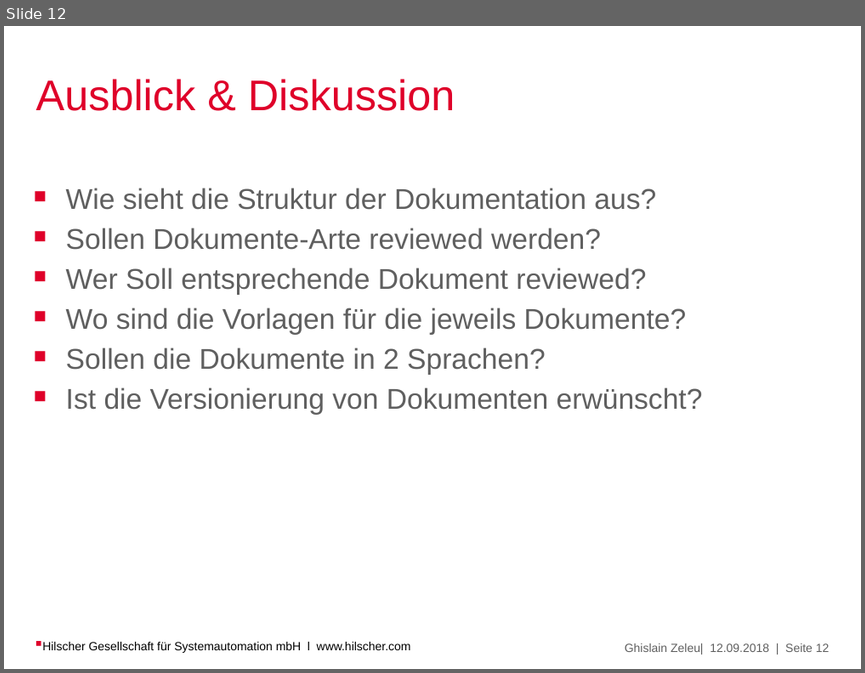
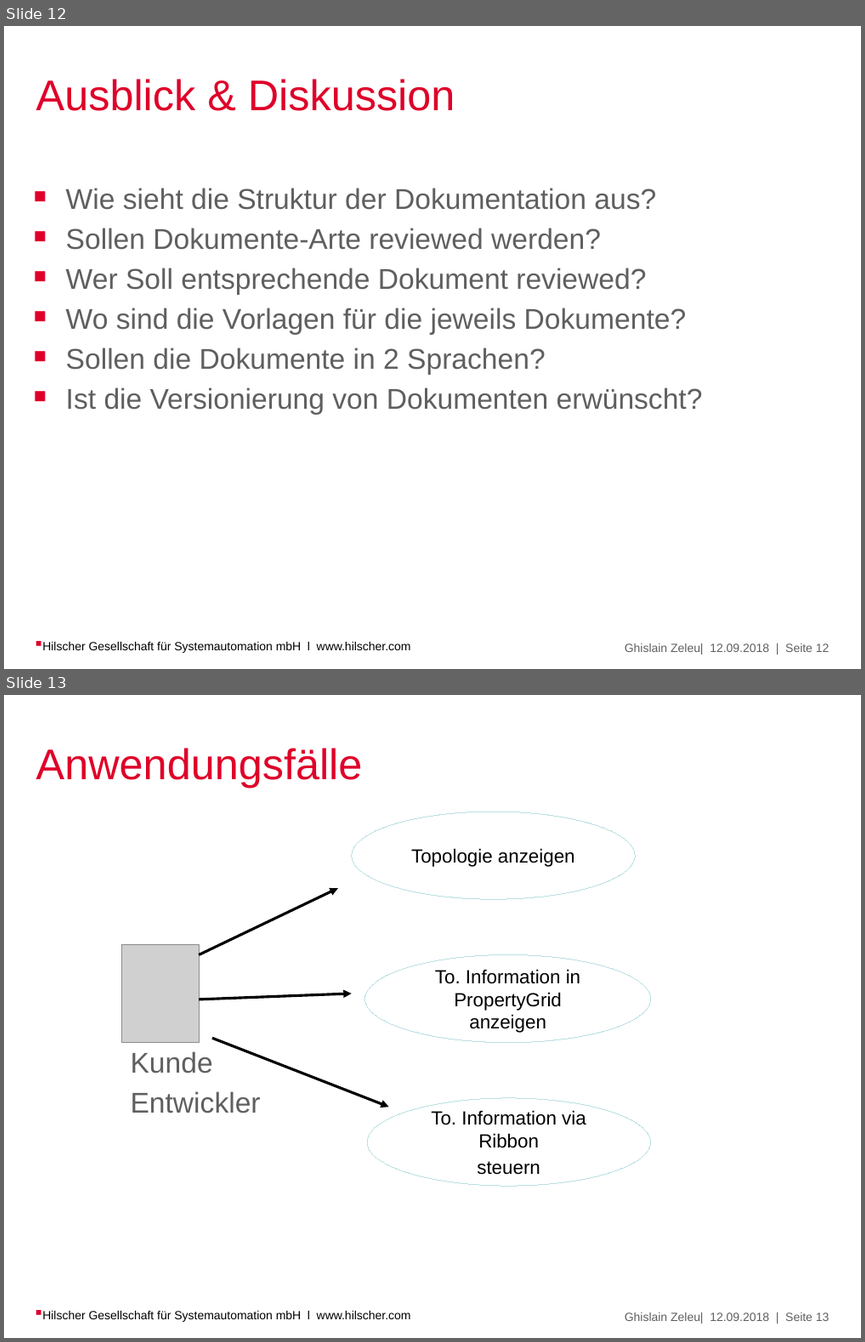
Before and after one commit to Ghislain1/zoe-fb-app, a slide deck: Topology-Editor.pptx. Shown one above the other, each under a label of ours: slide 12 before the commit, slides 12 and 13 after it. The pictures are 865x673 and 865x1342 pixels, drawn with LibreOffice and Linux fonts; fonts in the diff are those of the drawing; grey boxes stand for pictures; background and template pictures are left out. Boxes give left, top, right and bottom in pixels: in the first picture for what was removed or moved away, otherwise in the second. Text is boxed around its words. In the diff, an @@ line names an element or a change of style, - is before the commit and + after.

```diff
--- a/Topology-Editor.pptx
+++ b/Topology-Editor.pptx
@@ slide 13 added at [4, 695, 861, 1338], background #FFFFFF; not listed: 1 template element that a slide beside it also shows @@
@@ title added at [36, 748, 363, 788], 36 pt, text #DF0029 @@
+Anwendungsfälle
@@ ellipse added at [351, 811, 635, 899], outline #BBE0E3 0.75 pt, 16 pt, text #000000 @@
+Topologie anzeigen
@@ arrow added from (199, 954) to (338, 888), #000000 2.25 pt @@
@@ picture added at [122, 944, 200, 1043] @@
@@ ellipse added at [364, 954, 650, 1042], outline #BBE0E3 0.75 pt, 16 pt, text #000000 @@
+To. Information in PropertyGrid anzeigen
@@ arrow added from (199, 999) to (351, 993), #000000 2.25 pt @@
@@ text added at [131, 1051, 261, 1113], 24 pt, text #5F5F5F @@
+Kunde
+Entwickler
@@ arrow added from (212, 1038) to (389, 1106), #000000 2.25 pt @@
@@ ellipse added at [367, 1098, 651, 1185], outline #BBE0E3 0.75 pt, 16 pt, text #000000 @@
+To. Information via Ribbon
+steuern
@@ text added at [42, 1310, 411, 1321], 10 pt, text #000000 @@
+Hilscher Gesellschaft für Systemautomation mbH l www.hilscher.com
```
Also in this commit, not shown: 1 other slide added, 34 other files.
